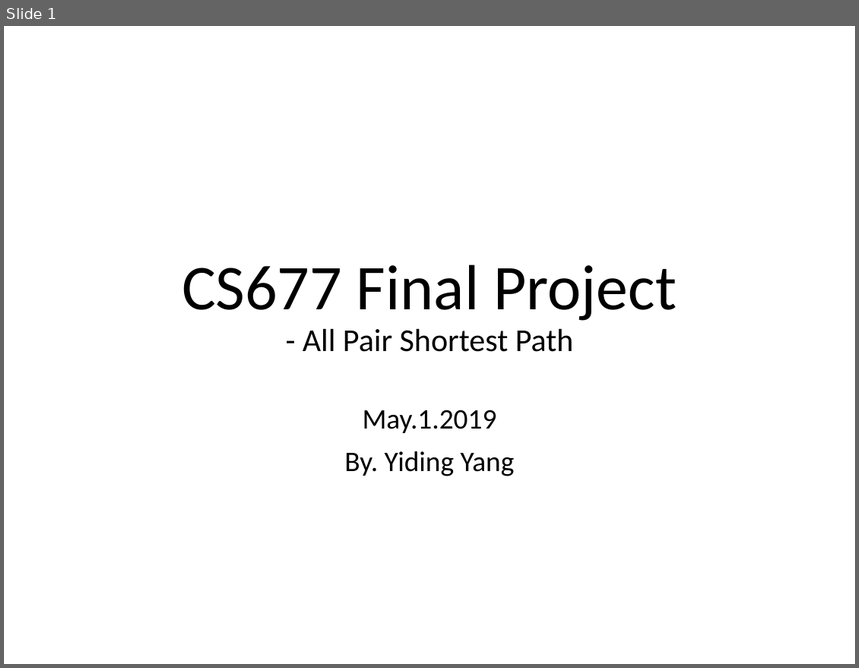
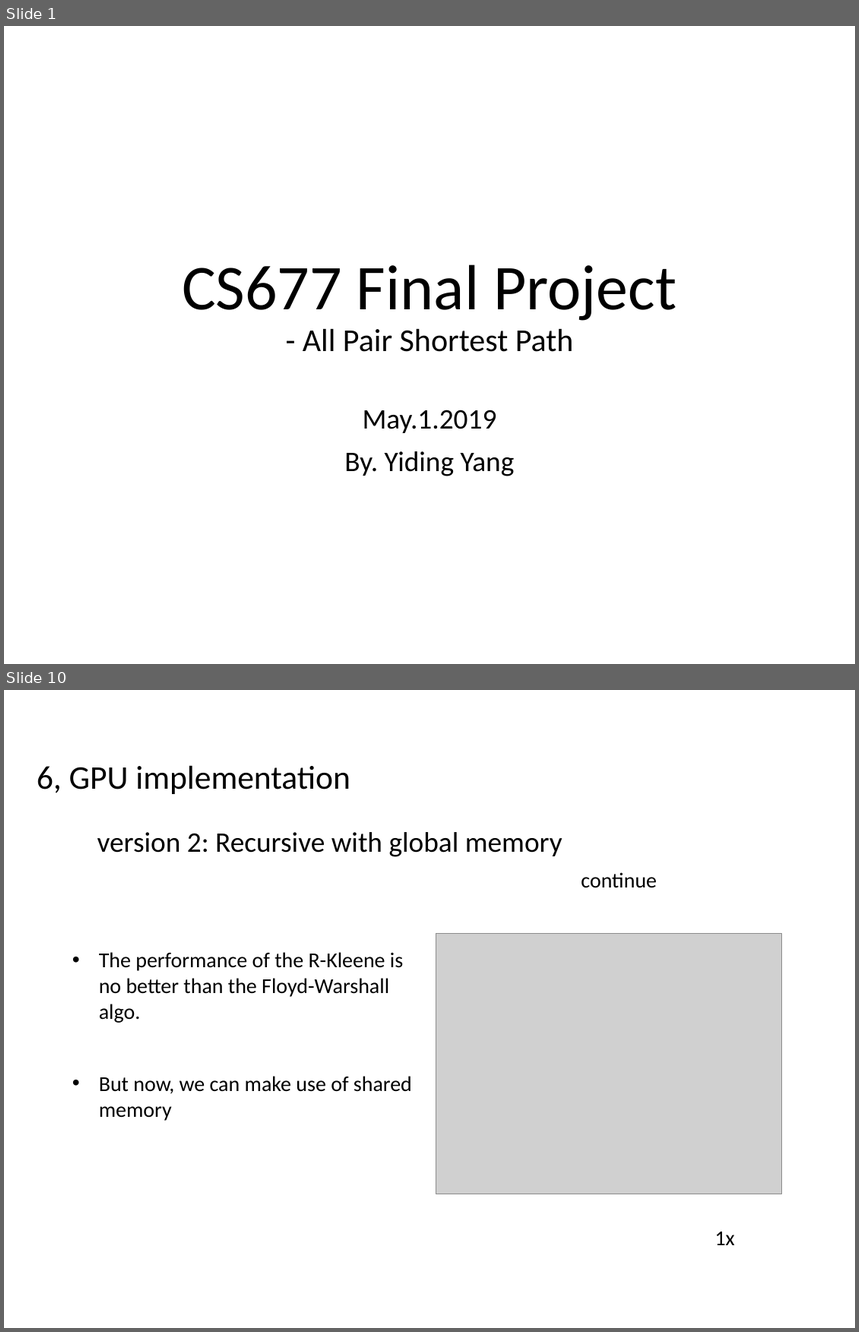
Before and after one commit to deyiaodiao/APSP_CUDA, a slide deck: report/CS677 Final Project.pptx. Shown one above the other, each under a label of ours: slide 1 before the commit, slides 1 and 10 after it; the slides between them are not shown. The pictures are 859x668 and 859x1332 pixels, drawn with LibreOffice and Linux fonts; fonts in the diff are those of the drawing; grey boxes stand for pictures. Boxes give left, top, right and bottom in pixels: in the first picture for what was removed or moved away, otherwise in the second. Text is boxed around its words. In the diff, an @@ line names an element or a change of style, - is before the commit and + after.

```diff
--- a/report/CS677 Final Project.pptx
+++ b/report/CS677 Final Project.pptx
@@ slide 10 added at bbox=[4, 690, 855, 1328], background #FFFFFF @@
@@ title added at bbox=[37, 765, 351, 794], 28 pt, text #000000 @@
+6, GPU implementation
@@ text added at bbox=[97, 832, 563, 857], 24 pt, text #000000 @@
+version 2: Recursive with global memory
@@ text added at bbox=[581, 872, 657, 888], 18 pt, text #000000 @@
+continue
@@ picture added at bbox=[436, 934, 782, 1195] @@
@@ text added at bbox=[99, 952, 403, 1023], 18 pt, text #000000 @@
+• The performance of the R-Kleene is no better than the Floyd-Warshall algo.
@@ text added at bbox=[99, 1076, 412, 1121], 18 pt, text #000000 @@
+• But now, we can make use of shared memory
@@ text added at bbox=[715, 1232, 735, 1246], 18 pt, text #000000 @@
+1x
```
Also in this commit, not shown: 13 slides changed, 3 other files.
